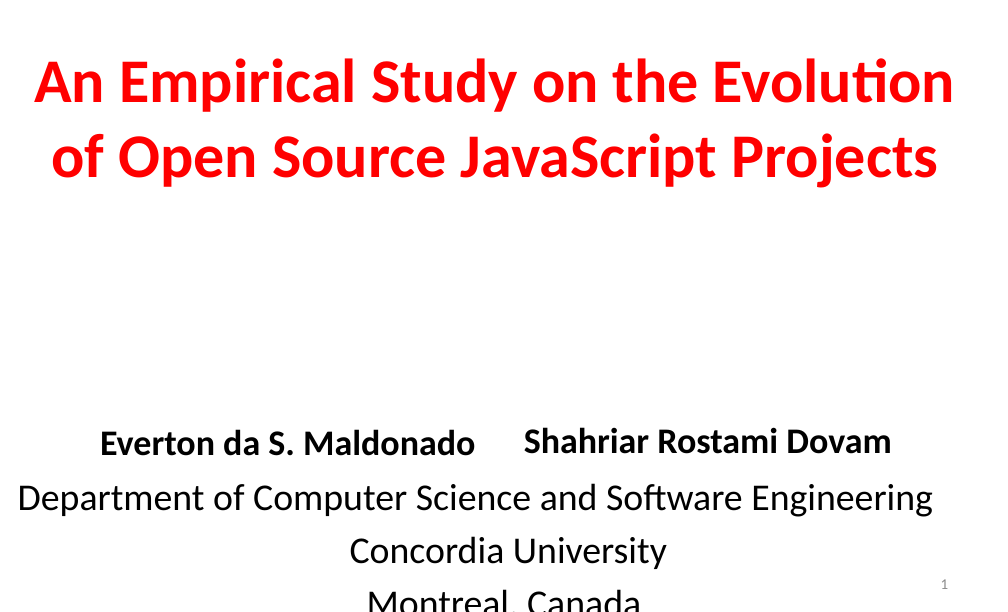
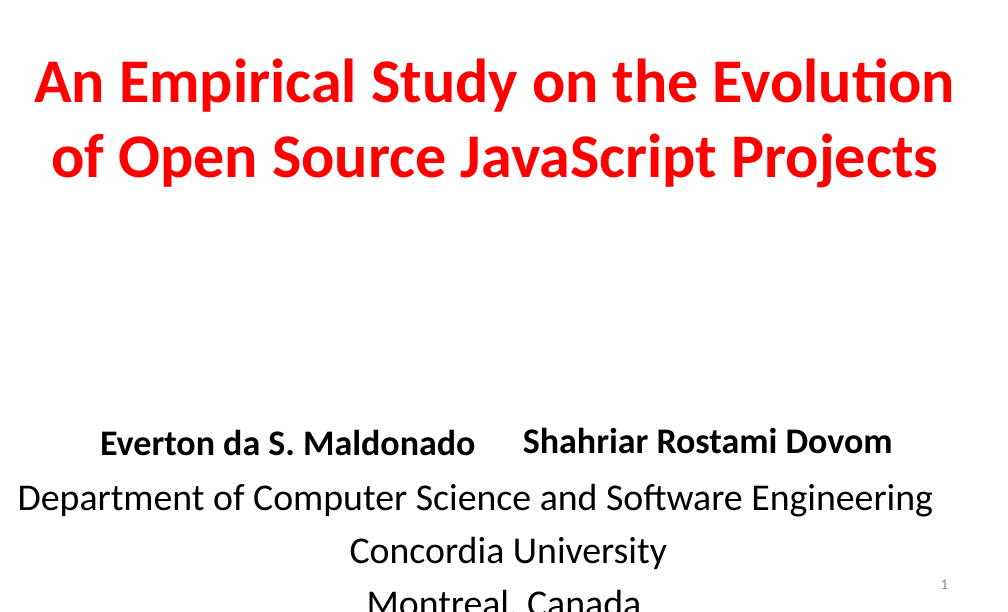
Before and after one commit to sshishe/js-evolution, a slide deck: slide 1 of presentation.pptx. Drawn at 1008x612 pixels with LibreOffice and Linux fonts; fonts in the diff are those of the drawing. Boxes give left, top, right and bottom in pixels: in the first picture for what was removed or moved away, otherwise in the second. Text is boxed around its words. In the diff, an @@ line names an element or a change of style, - is before the commit and + after.

```diff
--- a/presentation.pptx
+++ b/presentation.pptx
@@ text at [523, 427, 893, 454]: text changed @@
-Shahriar Rostami Dovam
+Shahriar Rostami Dovom
```
Also in this commit, not shown: 3 other slides changed, 2 slides removed.
